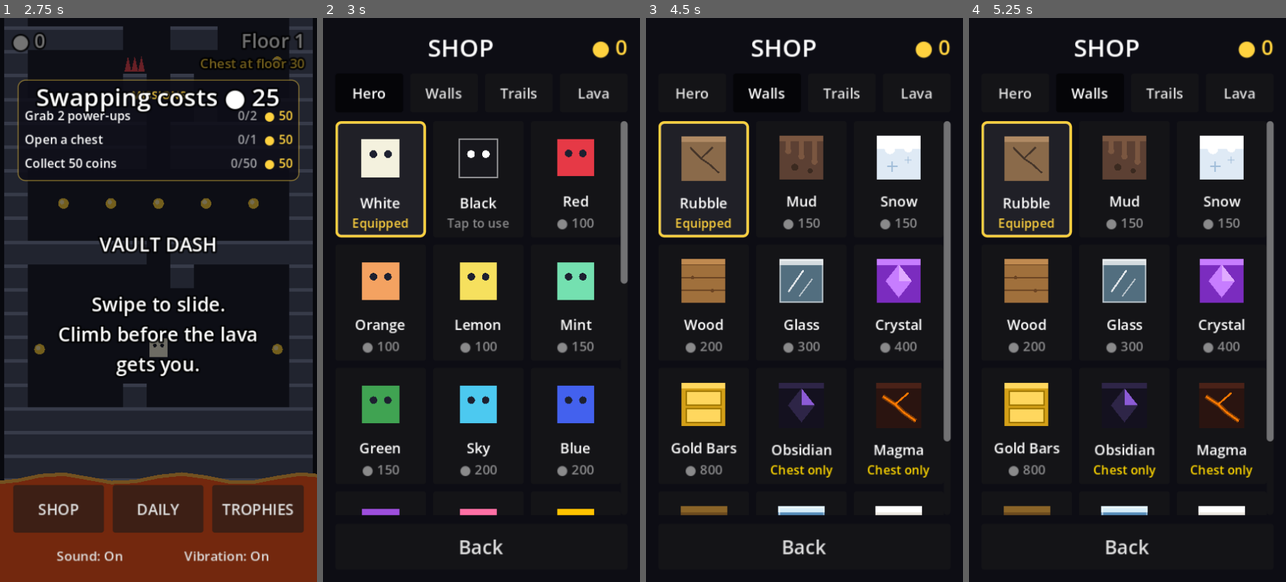
Above: before the commit, frames 1-4 (left to right).
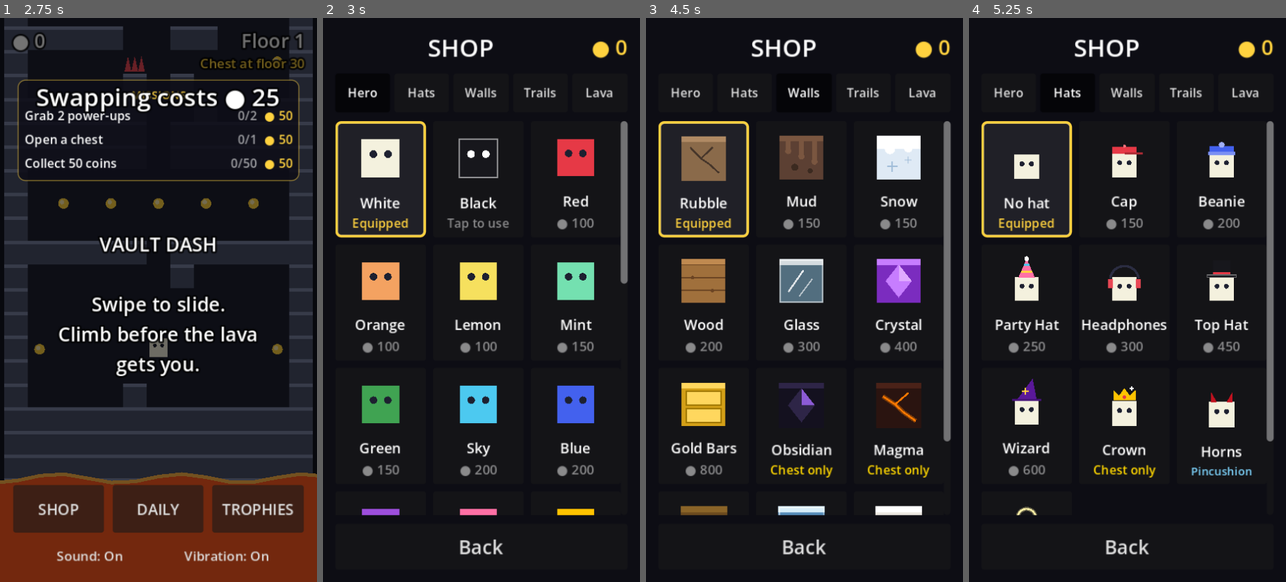
Above: after the commit, the same moments.

Repository: erelcaferm/vault-dash
Game: Godot game, scene res://scenes/main.tscn
The game is run twice, just before and just after one commit, with the same random seed, the same clock (stepped at 60 frames per second) and the same inputs.
Inputs (mouse positions are in pixels of both pictures, inside the frame that each line leads up to):
- Up to frame 1 (2.75 s): click (158, 113) at 0.52 s; click (158, 142) at 1.27 s; click (158, 164) at 2.02 s
- Up to frame 2 (3 s): click "SHOP" at 2.75 s
- Up to frame 3 (4.5 s): click "Hero" at 3.5 s; click "Walls" at 4.25 s
- Up to frame 4 (5.25 s): click (1067, 91) at 5 s, where only the run after the commit has a clickable "Hats"

Frame 1 is identical in both runs. In frame 2, 0.8% of the frame differs, in the area x 8-92%, y 12-15%; in frame 3, 0.8%; in frame 4, 13%, in the area x 8-92%, y 12-89%.

Commit message:
Add hats: a fifth cosmetic worn on top of any hero colour
Co-Authored-By: Claude Opus 5.5 (1M context) <noreply@anthropic.com>
Claude-Session: https://claude.ai/code/session_012HmKL1m49VtDJvmPDdVVsr

Diff:
--- a/scripts/achievements.gd
+++ b/scripts/achievements.gd
@@ -25,7 +25,7 @@
 	{"id": "persistent", "name": "Persistent", "desc": "Die 5 times", "stat": "deaths", "goal": 5, "coins": 25},
 	{"id": "never_give_up", "name": "Never Give Up", "desc": "Die 50 times", "stat": "deaths", "goal": 50, "item": ["hero", "ghost"]},
 	{"id": "hot_feet", "name": "Hot Feet", "desc": "Get caught by the lava 10 times", "stat": "deaths_lava", "goal": 10, "item": ["lava", "ash"]},
-	{"id": "pincushion", "name": "Pincushion", "desc": "Land on spikes 10 times", "stat": "deaths_spikes", "goal": 10, "coins": 50},
+	{"id": "pincushion", "name": "Pincushion", "desc": "Land on spikes 10 times", "stat": "deaths_spikes", "goal": 10, "item": ["hat", "horns"]},
 	{"id": "gravity", "name": "Gravity Wins", "desc": "Fall through a fake floor 5 times", "stat": "deaths_fake", "goal": 5, "coins": 50},
 	# Chests
 	{"id": "lucky", "name": "Lucky", "desc": "Open your first chest", "stat": "chests_opened", "goal": 1, "coins": 25},
@@ -45,7 +45,7 @@
 	{"id": "devoted", "name": "Devoted", "desc": "Play the Daily Climb on 30 days", "stat": "daily_days", "goal": 30, "coins": 300},
 	# Missions
 	{"id": "busy_bee", "name": "Busy Bee", "desc": "Finish 10 missions", "stat": "missions_done", "goal": 10, "coins": 100},
-	{"id": "mission_master", "name": "Mission Master", "desc": "Finish 50 missions", "stat": "missions_done", "goal": 50, "coins": 400},
+	{"id": "mission_master", "name": "Mission Master", "desc": "Finish 50 missions", "stat": "missions_done", "goal": 50, "item": ["hat", "halo"]},
 	# Collecting
 	{"id": "fashionista", "name": "Fashionista", "desc": "Own 5 hero colours", "stat": "heroes_owned", "goal": 5, "coins": 100},
 ]
@@ -62,4 +62,4 @@
 	if a.has("coins"):
 		return "%d coins" % a.coins
 	var item := Skins.find(Skins.list(a.item[0]), a.item[1])
-	return "%s: %s" % ["Trail" if a.item[0] == "trail" else "Skin", item.name]
+	return "%s: %s" % [Skins.kind_name(a.item[0]).capitalize(), item.name]
--- a/scripts/chest.gd
+++ b/scripts/chest.gd
@@ -69,7 +69,7 @@
 ## Every shop item matching `filter`, as [kind, item] pairs.
 static func _items(filter: Callable) -> Array:
 	var out: Array = []
-	for kind in ["hero", "walls", "trail", "lava"]:
+	for kind in ["hero", "hat", "walls", "trail", "lava"]:
 		for item in Skins.list(kind):
 			if filter.call(item):
 				out.append([kind, item])
--- a/scripts/main.gd
+++ b/scripts/main.gd
@@ -103,6 +103,7 @@
 var equipped_wall := "rubble"
 var equipped_trail := "afterimage"
 var equipped_lava := "classic"
+var equipped_hat := "no_hat"
 var rainbow_phase := 0.0
 
 var touch_start := Vector2.ZERO
@@ -1347,6 +1348,8 @@
 			equipped_trail = id
 		"lava":
 			equipped_lava = id
+		"hat":
+			equipped_hat = id
 		_:
 			equipped_wall = id
 	_save()
@@ -1392,6 +1395,7 @@
 		equipped_wall = cfg.get_value("shop", "wall", "rubble")
 		equipped_trail = cfg.get_value("shop", "trail", "afterimage")
 		equipped_lava = cfg.get_value("shop", "lava", "classic")
+		equipped_hat = cfg.get_value("shop", "hat", "no_hat")
 		missions = cfg.get_value("missions", "active", [])
 
 
@@ -1405,6 +1409,7 @@
 	cfg.set_value("shop", "wall", equipped_wall)
 	cfg.set_value("shop", "trail", equipped_trail)
 	cfg.set_value("shop", "lava", equipped_lava)
+	cfg.set_value("shop", "hat", equipped_hat)
 	cfg.set_value("missions", "active", missions)
 	cfg.set_value("secret", "meter", trap_meter)
 	cfg.set_value("secret", "chest_owed", bonus_chest_owed)
@@ -1506,6 +1511,7 @@
 	# Eyes look where you're going.
 	var look := Vector2(move_dir if move_dir != Vector2i.ZERO else queued_dir) * 3.0
 	Skins.draw_hero(self, p, size, color, look, 1.0, Skins.hero_glow(_hero_skin()))
+	Skins.draw_hat(self, Skins.find(Skins.HATS, equipped_hat), p, size, anim_time)
 	if shield:
 		draw_arc(p, TILE * 0.72, 0, TAU, 28, Color(POWERUP_COLORS.shield, 0.6 + 0.3 * sin(anim_time * 6.0)), 2.5)
 	if magnet_time > 0.0:
--- a/scripts/shop.gd
+++ b/scripts/shop.gd
@@ -1,5 +1,5 @@
 extends Control
-## The coin shop: hero colours, cracked-wall skins, slide trails and lava.
+## The coin shop: hero colours, hats, cracked-wall skins, slide trails and lava.
 ## Coins, owned items and what's equipped live in main.gd, which saves them.
 
 signal closed
@@ -47,15 +47,15 @@
 	header.add_child(_coins_label)
 
 	var tabs := HBoxContainer.new()
-	tabs.add_theme_constant_override("separation", 8)
+	tabs.add_theme_constant_override("separation", 5)
 	column.add_child(tabs)
-	for t in [["hero", "Hero"], ["walls", "Walls"], ["trail", "Trails"], ["lava", "Lava"]]:
+	for t in [["hero", "Hero"], ["hat", "Hats"], ["walls", "Walls"], ["trail", "Trails"], ["lava", "Lava"]]:
 		var b := Button.new()
 		b.text = t[1]
 		b.toggle_mode = true
 		b.size_flags_horizontal = SIZE_EXPAND_FILL
 		b.custom_minimum_size.y = 44
-		b.add_theme_font_size_override("font_size", 16)
+		b.add_theme_font_size_override("font_size", 14)
 		b.pressed.connect(_show_tab.bind(t[0]))
 		tabs.add_child(b)
 		_tab_buttons[t[0]] = b
@@ -109,7 +109,7 @@
 
 
 func _card(item: Dictionary) -> Button:
-	var equipped: String = {"hero": game.equipped_hero, "walls": game.equipped_wall, "trail": game.equipped_trail, "lava": game.equipped_lava}[tab]
+	var equipped: String = {"hero": game.equipped_hero, "hat": game.equipped_hat, "walls": game.equipped_wall, "trail": game.equipped_trail, "lava": game.equipped_lava}[tab]
 	var owned: bool = game.owns(item)
 	var b := Button.new()
 	b.custom_minimum_size = Vector2(0, 132)
--- a/scripts/skin_preview.gd
+++ b/scripts/skin_preview.gd
@@ -27,6 +27,12 @@
 		var color := Skins.hero_color(hero, _time * Skins.RAINBOW_SLIDE_SPEED) if not hero.is_empty() else Color.WHITE
 		Skins.draw_trail(self, item, p, Vector2.RIGHT, hs, color, _time)
 		Skins.draw_hero(self, p, hs, color, Vector2(2, 0))
+	elif kind == "hat":
+		var hs := Vector2(s, s) * 0.55
+		var p := c + Vector2(0, s * 0.18)
+		var color := Skins.hero_color(hero, _time * Skins.RAINBOW_IDLE_SPEED) if not hero.is_empty() else Color.WHITE
+		Skins.draw_hero(self, p, hs, color)
+		Skins.draw_hat(self, item, p, hs, _time)
 	elif kind == "lava":
 		var r := Rect2(c - Vector2(s, s) * 0.5, Vector2(s, s))
 		draw_rect(r, Color(0.1, 0.1, 0.16))
--- a/scripts/skins.gd
+++ b/scripts/skins.gd
@@ -68,6 +68,20 @@
 	{"id": "gold_dust", "name": "Gold Dust", "price": -1, "achievement": "daily_goal", "style": "sparkle", "color": Color("ffd23f")},
 ]
 
+## Hats worn on top of the hero. `style` picks how it's drawn.
+const HATS := [
+	{"id": "no_hat", "name": "No hat", "price": 0, "style": "none"},
+	{"id": "cap", "name": "Cap", "price": 150, "style": "cap", "color": Color("e63946")},
+	{"id": "beanie", "name": "Beanie", "price": 200, "style": "beanie", "color": Color("4361ee")},
+	{"id": "party", "name": "Party Hat", "price": 250, "style": "party", "color": Color("ff70a6")},
+	{"id": "headphones", "name": "Headphones", "price": 300, "style": "headphones", "color": Color("2b2d42")},
+	{"id": "top_hat", "name": "Top Hat", "price": 450, "style": "top_hat", "color": Color("17171c")},
+	{"id": "wizard", "name": "Wizard", "price": 600, "style": "wizard", "color": Color("5a189a")},
+	{"id": "crown", "name": "Crown", "price": -1, "chest_only": true, "style": "crown", "color": Color("ffc300")},
+	{"id": "horns", "name": "Horns", "price": -1, "achievement": "pincushion", "style": "horns", "color": Color("c1121f")},
+	{"id": "halo", "name": "Halo", "price": -1, "achievement": "mission_master", "style": "halo", "color": Color("fff3a8")},
+]
+
 ## What rises from below. `color` fills it, `glow` lines the surface, and
 ## `bubbles` adds popping bubbles of that colour.
 const LAVA := [
@@ -95,6 +109,8 @@
 			return TRAILS
 		"lava":
 			return LAVA
+		"hat":
+			return HATS
 	return WALLS
 
 
@@ -107,6 +123,8 @@
 			return "trail"
 		"lava":
 			return "lava"
+		"hat":
+			return "hat"
 	return "wall skin"
 
 
@@ -145,6 +163,64 @@
 	var s := size.y / 26.0
 	canvas.draw_circle(center + Vector2(-5, -3) * s + look, 2.6 * s, eye)
 	canvas.draw_circle(center + Vector2(5, -3) * s + look, 2.6 * s, eye)
+
+
+## Draws a hat on a hero drawn at `center` with `size`.
+static func draw_hat(canvas: CanvasItem, item: Dictionary, center: Vector2, size: Vector2, time := 0.0) -> void:
+	if item.style == "none":
+		return
+	var c: Color = item.color
+	var w := size.x
+	var top := center.y - size.y * 0.5
+	var x := center.x
+	match item.style:
+		"cap":
+			canvas.draw_rect(Rect2(x - w * 0.5, top - w * 0.28, w, w * 0.3), c)
+			canvas.draw_rect(Rect2(x, top - w * 0.06, w * 0.75, w * 0.1), c.darkened(0.25))
+			canvas.draw_circle(Vector2(x, top - w * 0.3), w * 0.06, c.lightened(0.3))
+		"beanie":
+			canvas.draw_rect(Rect2(x - w * 0.5, top - w * 0.3, w, w * 0.32), c)
+			canvas.draw_rect(Rect2(x - w * 0.55, top - w * 0.08, w * 1.1, w * 0.14), c.lightened(0.3))
+			canvas.draw_circle(Vector2(x, top - w * 0.36), w * 0.12, c.lightened(0.5))
+		"party":
+			var tip := Vector2(x, top - w * 0.75)
+			canvas.draw_colored_polygon(PackedVector2Array([Vector2(x - w * 0.35, top + 1), tip, Vector2(x + w * 0.35, top + 1)]), c)
+			canvas.draw_line(Vector2(x - w * 0.24, top - w * 0.22), Vector2(x + w * 0.24, top - w * 0.22), Color("ffd23f"), w * 0.08)
+			canvas.draw_line(Vector2(x - w * 0.12, top - w * 0.5), Vector2(x + w * 0.12, top - w * 0.5), Color("4cc9f0"), w * 0.07)
+			canvas.draw_circle(tip, w * 0.1, Color.WHITE)
+		"headphones":
+			canvas.draw_arc(Vector2(x, top + w * 0.15), w * 0.6, PI * 1.05, PI * 1.95, 16, c, w * 0.1)
+			canvas.draw_rect(Rect2(x - w * 0.68, top + w * 0.1, w * 0.2, w * 0.38), Color("e84855"))
+			canvas.draw_rect(Rect2(x + w * 0.48, top + w * 0.1, w * 0.2, w * 0.38), Color("e84855"))
+		"top_hat":
+			canvas.draw_rect(Rect2(x - w * 0.6, top - w * 0.08, w * 1.2, w * 0.1), c)
+			canvas.draw_rect(Rect2(x - w * 0.36, top - w * 0.7, w * 0.72, w * 0.64), c)
+			canvas.draw_rect(Rect2(x - w * 0.36, top - w * 0.2, w * 0.72, w * 0.1), Color("e63946"))
+			canvas.draw_rect(Rect2(x - w * 0.6, top - w * 0.08, w * 1.2, w * 0.1), Color(1, 1, 1, 0.35), false, 1.0)
+		"wizard":
+			var tip := Vector2(x + w * 0.25, top - w * 0.9)
+			canvas.draw_colored_polygon(PackedVector2Array([Vector2(x - w * 0.42, top), tip, Vector2(x + w * 0.42, top)]), c)
+			canvas.draw_rect(Rect2(x - w * 0.6, top - w * 0.06, w * 1.2, w * 0.1), c.darkened(0.2))
+			_sparkle(canvas, Vector2(x - w * 0.05, top - w * 0.38), w * (0.12 + 0.03 * sin(time * 5.0)), Color("ffd23f"))
+		"crown":
+			var base := top - w * 0.02
+			canvas.draw_colored_polygon(PackedVector2Array([
+				Vector2(x - w * 0.45, base), Vector2(x - w * 0.45, base - w * 0.42), Vector2(x - w * 0.22, base - w * 0.2),
+				Vector2(x, base - w * 0.5), Vector2(x + w * 0.22, base - w * 0.2), Vector2(x + w * 0.45, base - w * 0.42),
+				Vector2(x + w * 0.45, base),
+			]), c)
+			canvas.draw_circle(Vector2(x, base - w * 0.14), w * 0.07, Color("e63946"))
+			_sparkle(canvas, Vector2(x + w * 0.3, base - w * 0.5), w * 0.1 * (0.6 + 0.4 * sin(time * 4.0)), Color.WHITE)
+		"horns":
+			for side in [-1.0, 1.0]:
+				var root := Vector2(x + side * w * 0.3, top + 1)
+				canvas.draw_colored_polygon(PackedVector2Array([
+					root - Vector2(w * 0.12, 0), root + Vector2(side * w * 0.12, -w * 0.42), root + Vector2(w * 0.12, 0),
+				]), c)
+		"halo":
+			var bob := sin(time * 3.0) * w * 0.04
+			canvas.draw_arc(Vector2(x, top - w * 0.3 + bob), w * 0.36, 0, TAU, 24, Color(c, 0.35), w * 0.16)
+			canvas.draw_arc(Vector2(x, top - w * 0.3 + bob), w * 0.36, 0, TAU, 24, c, w * 0.07)
 
 
 ## Draws a slide trail behind a hero at `center` moving along `dir`.
--- a/tests/test_achievements.gd
+++ b/tests/test_achievements.gd
@@ -19,7 +19,7 @@
 		if a.has("item"):
 			var item := Skins.find(Skins.list(a.item[0]), a.item[1])
 			_expect(item.id == a.item[1] and item.get("achievement", "") == a.id, "%s rewards a real skin tied to it" % a.id)
-	for item in Skins.HERO + Skins.WALLS + Skins.TRAILS + Skins.LAVA:
+	for item in Skins.HERO + Skins.WALLS + Skins.TRAILS + Skins.LAVA + Skins.HATS:
 		if item.has("achievement"):
 			_expect(ids.has(item.achievement), "%s is tied to a real achievement" % item.id)
 
--- a/tests/test_shop.gd
+++ b/tests/test_shop.gd
@@ -42,6 +42,11 @@
 	game._open_shop()
 	game.shop._show_tab("trail")
 	_expect(game.shop._grid.get_child_count() == Skins.TRAILS.size(), "the Trails tab lists every trail")
+	var crown := Skins.find(Skins.HATS, "crown")
+	var cap := Skins.find(Skins.HATS, "cap")
+	_expect(game.owns(Skins.find(Skins.HATS, "no_hat")) and not game.buy("hat", crown), "no hat is free, the crown can't be bought")
+	game.total_coins += cap.price
+	_expect(game.buy("hat", cap) and game.equipped_hat == "cap", "buys and equips a hat")
 	var acid := Skins.find(Skins.LAVA, "acid")
 	game.total_coins += acid.price
 	_expect(game.buy("lava", acid) and game.equipped_lava == "acid", "buys and equips a lava skin")
@@ -54,7 +59,7 @@
 	await process_frame
 	_expect(reloaded.total_coins == 5, "coins survive a restart")
 	_expect(reloaded.owns(rainbow) and reloaded.owns(glass), "purchases survive a restart")
-	_expect(reloaded.equipped_hero == "black" and reloaded.equipped_wall == "glass" and reloaded.equipped_trail == "fire" and reloaded.equipped_lava == "acid", "equipped items survive a restart")
+	_expect(reloaded.equipped_hero == "black" and reloaded.equipped_wall == "glass" and reloaded.equipped_trail == "fire" and reloaded.equipped_lava == "acid" and reloaded.equipped_hat == "cap", "equipped items survive a restart")
 
 	var red := Skins.hero_color(rainbow, 0.0)
 	var later := Skins.hero_color(rainbow, 0.25)
